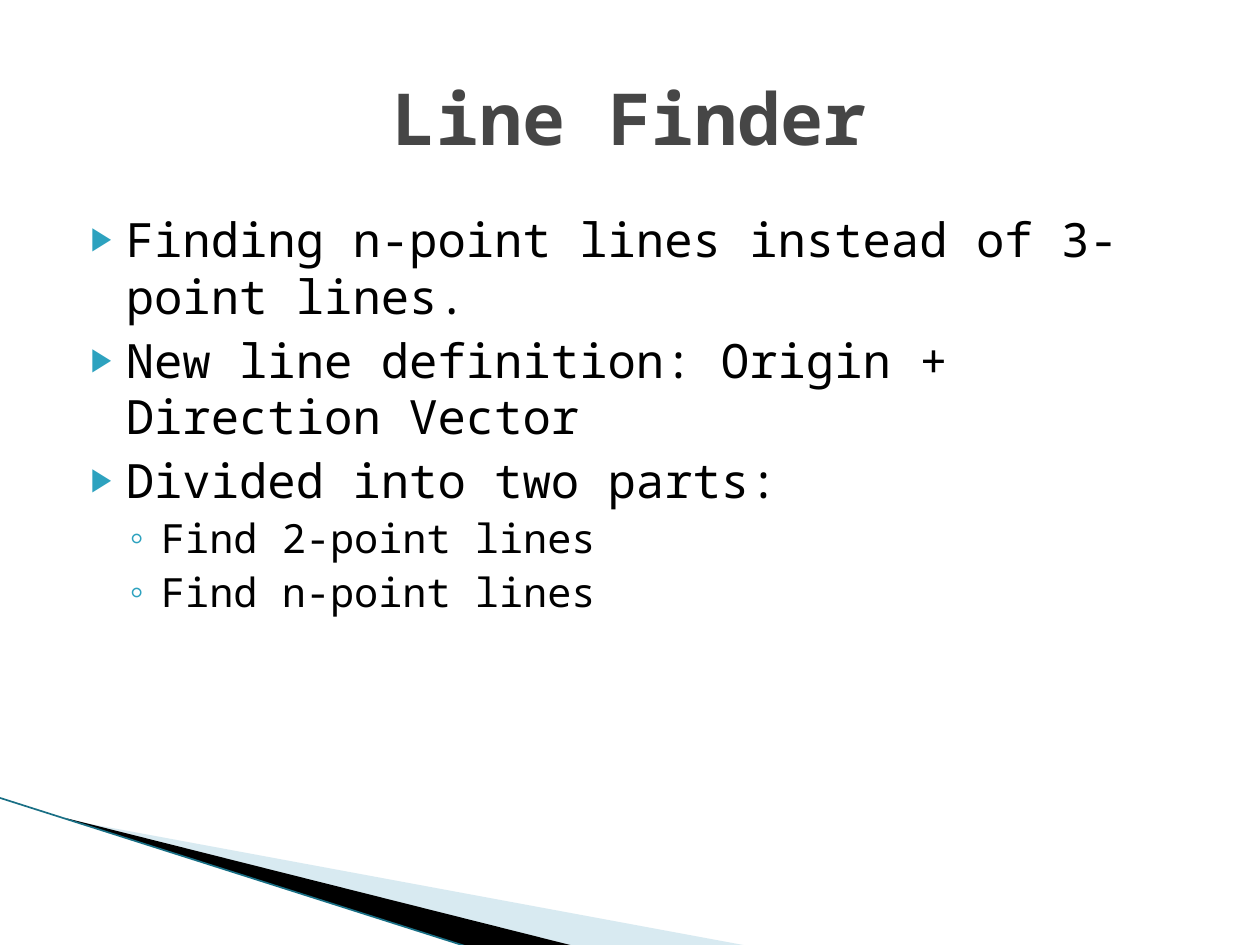
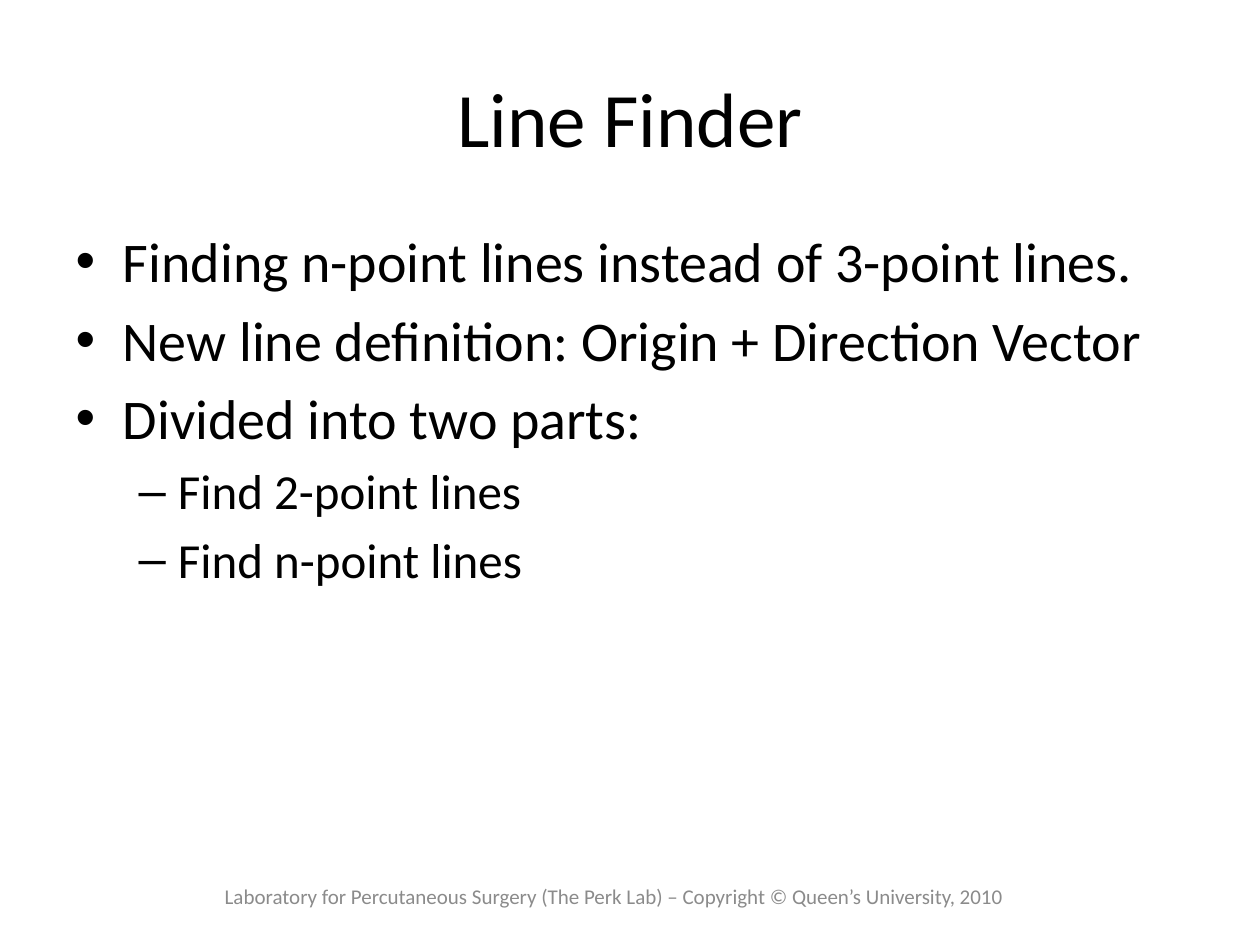
Before and after one commit to thewtex/Plus, a slide deck: slide 7 of PlusLib/docs/UsFidSegAlgo/Fiducial Pattern Recognition.pptx. Drawn at 1260x945 pixels with LibreOffice and Linux fonts; fonts in the diff are those of the drawing; background and template pictures are left out. Boxes give left, top, right and bottom in pixels: in the first picture for what was removed or moved away, otherwise in the second. Text is boxed around its words. In the diff, an @@ line names an element or a change of style, - is before the commit and + after.

```diff
--- a/PlusLib/docs/UsFidSegAlgo/Fiducial Pattern Recognition.pptx
+++ b/PlusLib/docs/UsFidSegAlgo/Fiducial Pattern Recognition.pptx
@@ title "Line Finder" at bbox=[457, 93, 802, 148]: size 41 to 44 pt, font Noto Sans Mono to Calibri, text colour #464646 to #000000, bold off @@
@@ text "Finding n-point lines instead of ...": place and size @@
-text "Finding n-point lines instead of ..." at bbox=[126, 221, 1118, 617]
+text "Finding n-point lines instead of ..." at bbox=[123, 243, 1141, 586]
@@ text "Finding n-point lines instead of ..." at bbox=[123, 243, 1141, 586]: size 27 to 32 pt in "Finding n-point lines instead of 3-point lines.", "New line definition: Origin + Direction Vector", "Divided into two parts:"; font Noto Sans Mono to Calibri; size 23 to 28 pt in "Find 2-point lines", "Find n-point lines"; bullet ▶ to •; more space between paragraphs; bullet ◦ to – @@
@@ line removed from (0, 798) to (467, 945) @@
@@ freeform shape removed at bbox=[67, 818, 576, 945] @@
@@ freeform shape removed at bbox=[69, 819, 750, 945] @@
@@ text added at bbox=[225, 889, 1002, 908], 12 pt, text #8C8C8C @@
+Laboratory for Percutaneous Surgery (The Perk Lab) – Copyright © Queen’s University, 2010
```
Also in this commit, not shown: 18 other slides changed.
